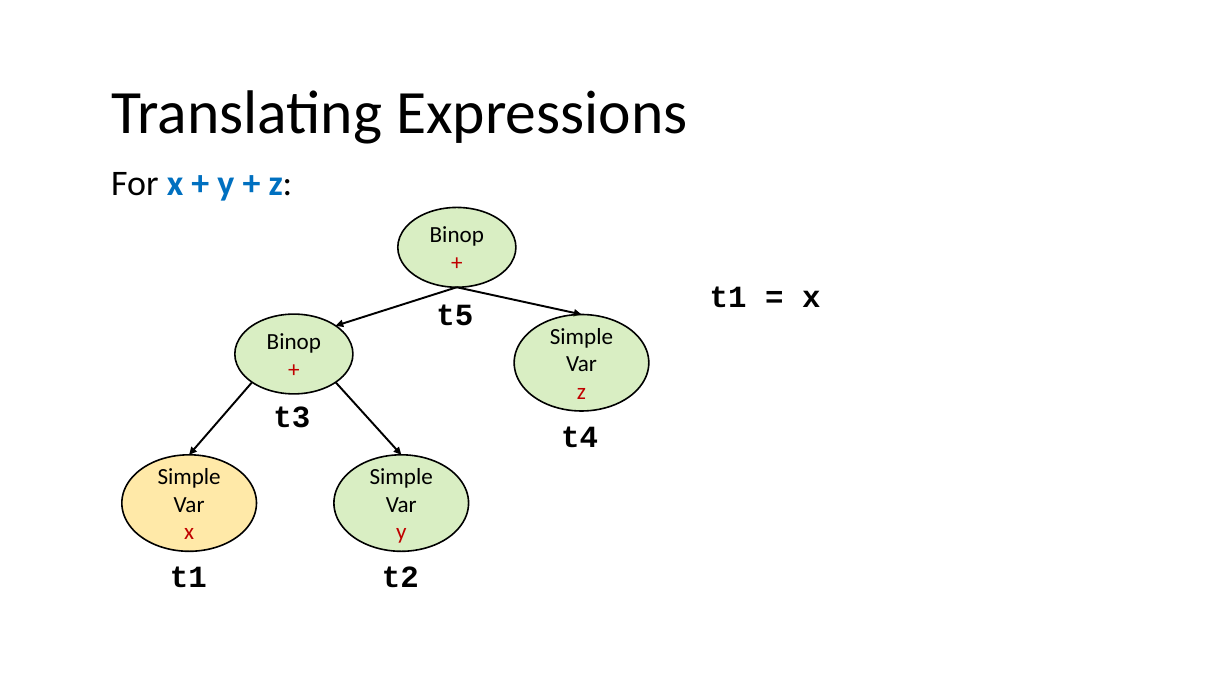
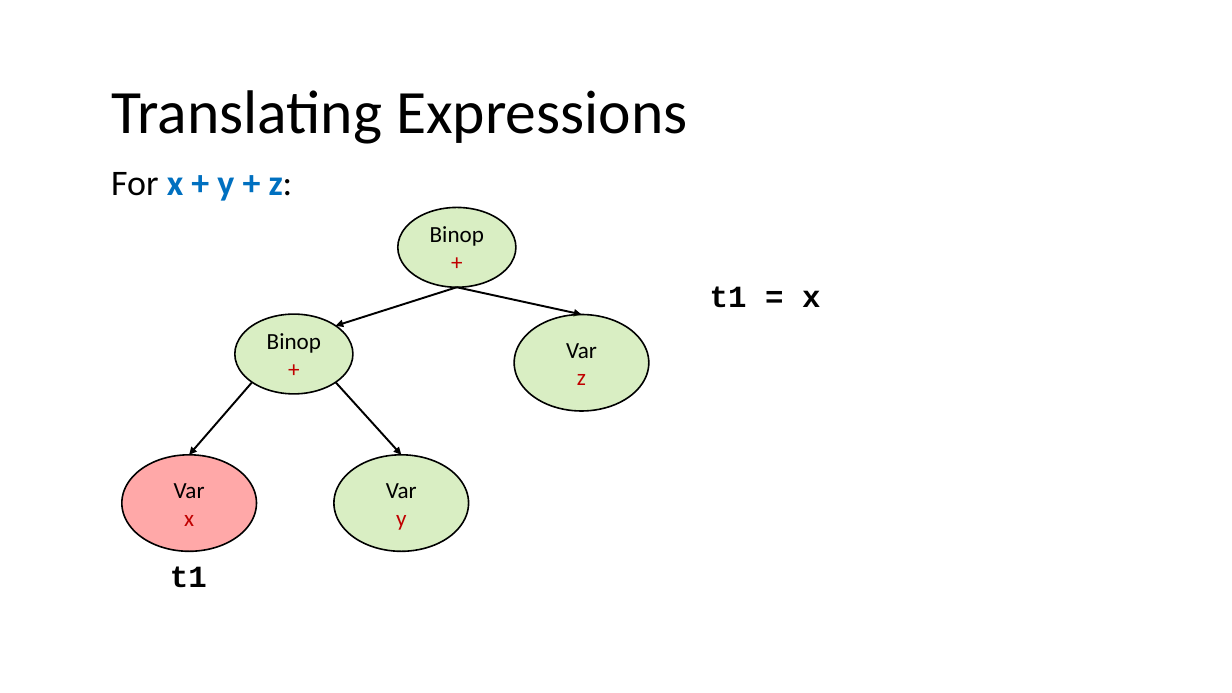
Before and after one commit to nivshani/compilation, a slide deck: slide 18 of slides/IR.pptx (slide 10 before the commit). Drawn at 1232x693 pixels with LibreOffice and Linux fonts; fonts in the diff are those of the drawing. Boxes give left, top, right and bottom in pixels: in the first picture for what was removed or moved away, otherwise in the second. Text is boxed around its words. In the diff, an @@ line names an element or a change of style, - is before the commit and + after.

```diff
--- a/slides/IR.pptx
+++ b/slides/IR.pptx
@@ text removed at (x1=436, y1=304, x2=473, y2=326) @@
-t5
@@ text in ellipse at (x1=550, y1=328, x2=613, y2=348): paragraph removed @@
-Simple
@@ text removed at (x1=273, y1=406, x2=310, y2=428) @@
-t3
@@ text removed at (x1=561, y1=426, x2=598, y2=448) @@
-t4
@@ ellipse "Var" at (x1=122, y1=455, x2=257, y2=551): fill #FFC000 at 34% opacity to #FF0000 at 34% opacity @@
@@ text in ellipse at (x1=158, y1=468, x2=221, y2=488): paragraph removed @@
-Simple
@@ text in ellipse at (x1=370, y1=468, x2=433, y2=488): paragraph removed @@
-Simple
@@ text removed at (x1=382, y1=566, x2=419, y2=588) @@
-t2
```
Also in this commit, not shown: 33 other slides changed, 16 slides added, 2 slides removed, 1 other file.
